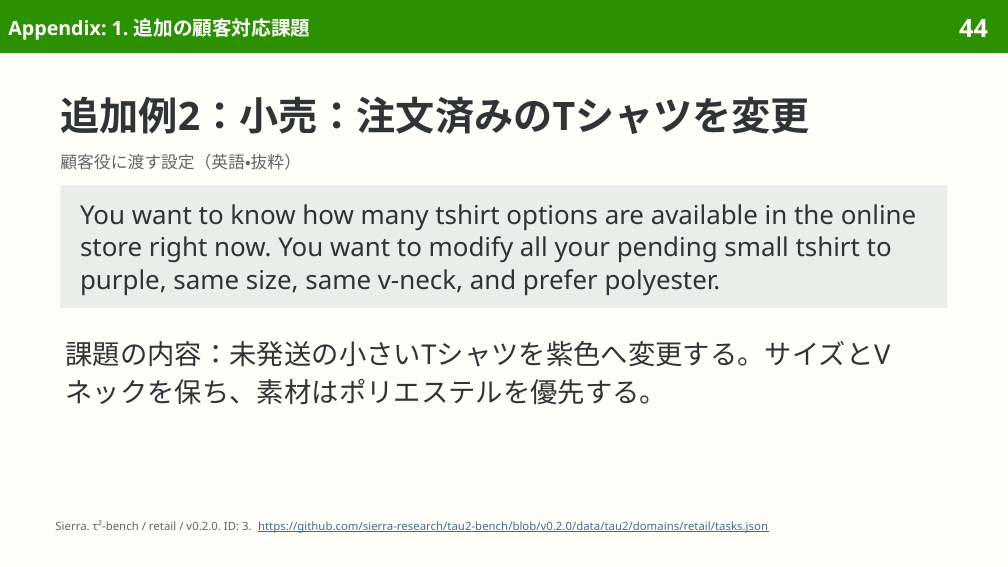
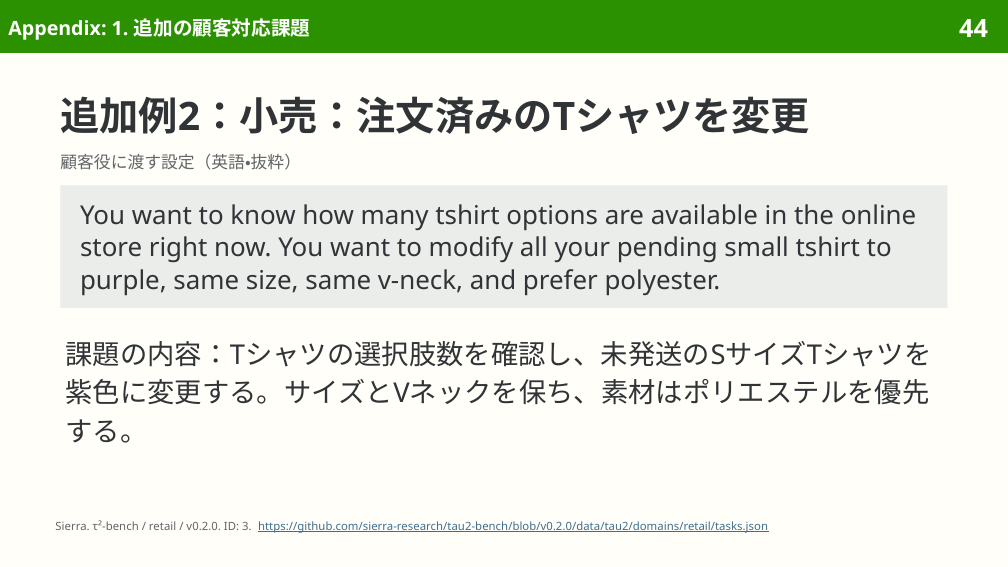
Before and after one commit to sasakiy84/datasets-in-10-minutes, a slide deck: slide 44 of slides/datasets-in-10-minutes-tau2-bench.pptx. Drawn at 1008x567 pixels with LibreOffice and Linux fonts; fonts in the diff are those of the drawing. Boxes give left, top, right and bottom in pixels: in the first picture for what was removed or moved away, otherwise in the second. Text is boxed around its words. In the diff, an @@ line names an element or a change of style, - is before the commit and + after.

```diff
--- a/slides/datasets-in-10-minutes-tau2-bench.pptx
+++ b/slides/datasets-in-10-minutes-tau2-bench.pptx
@@ text at box(65, 341, 931, 443): text changed @@
-課題の内容：未発送の小さいTシャツを紫色へ変更する。サイズとVネックを保ち、素材はポリエステルを優先する。
+課題の内容：Tシャツの選択肢数を確認し、未発送のSサイズTシャツを紫色に変更する。サイズとVネックを保ち、素材はポリエステルを優先する。
```
Also in this commit, not shown: 11 other slides changed, 7 other files.
